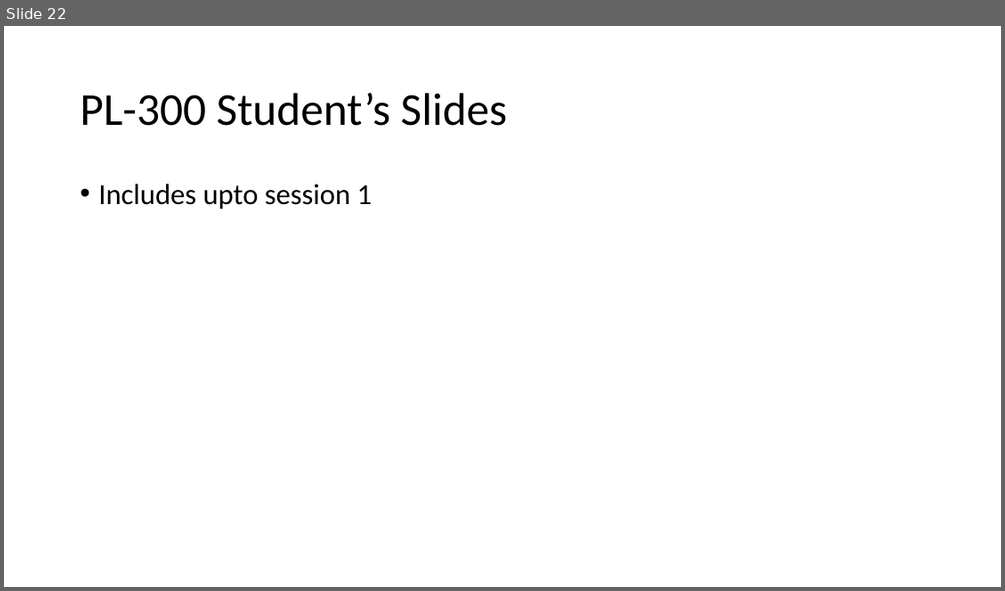
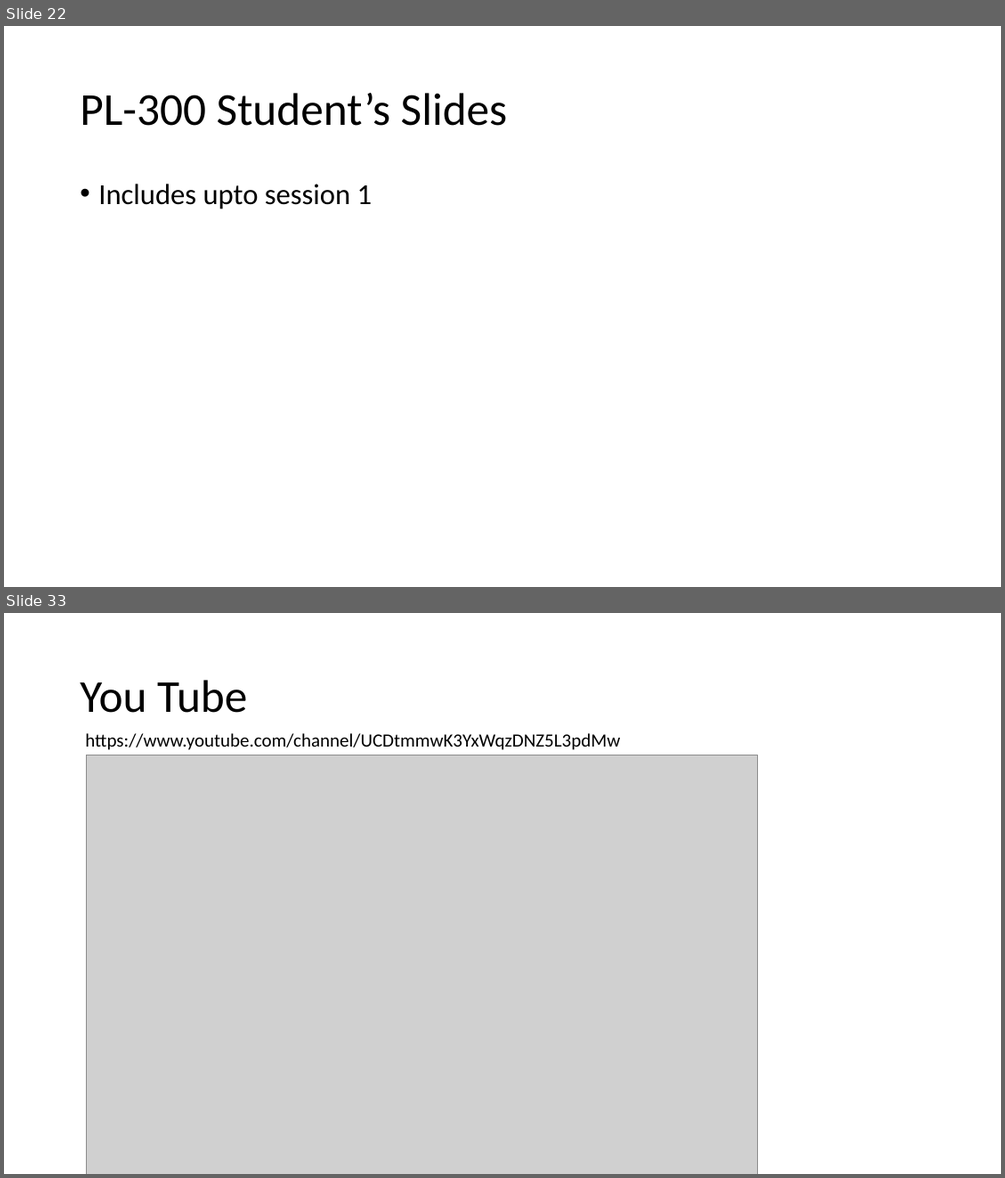
Before and after one commit to wottabyte/PBITraining, a slide deck: PL-300 online 2022/PL300 Students Slides.pptx. Shown one above the other, each under a label of ours: slide 22 before the commit, slides 22 and 33 after it; the slides between them are not shown. The pictures are 1005x591 and 1005x1178 pixels, drawn with LibreOffice and Linux fonts; fonts in the diff are those of the drawing; grey boxes stand for pictures. Boxes give left, top, right and bottom in pixels: in the first picture for what was removed or moved away, otherwise in the second. Text is boxed around its words. In the diff, an @@ line names an element or a change of style, - is before the commit and + after.

```diff
--- a/PL-300 online 2022/PL300 Students Slides.pptx
+++ b/PL-300 online 2022/PL300 Students Slides.pptx
@@ slide 33 added at [4,613,1001,1174], background #FFFFFF @@
@@ title added at [80,680,247,713], 44 pt, text #000000 @@
+You Tube
@@ text added at [85,733,620,750], 18 pt, text #000000 @@
+https://www.youtube.com/channel/UCDtmmwK3YxWqzDNZ5L3pdMw
@@ picture added at [86,755,757,1174] @@
```
Also in this commit, not shown: 1 slide changed, 13 other slides added, 1 other file.
